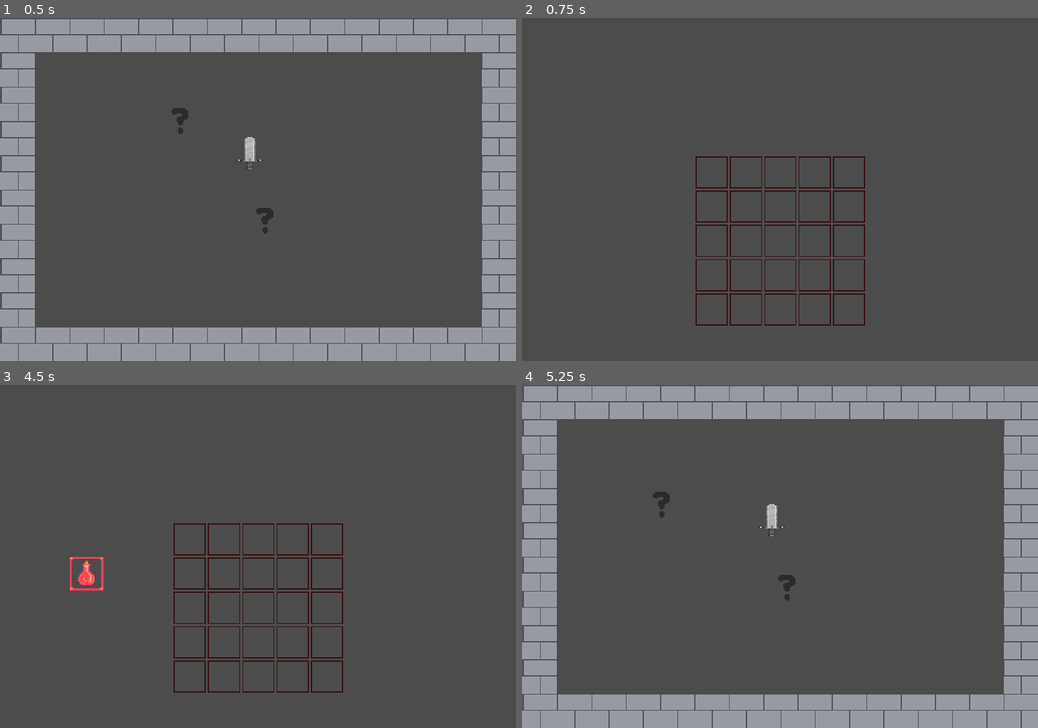
Above: before the commit, frames 1-4 (two rows, left to right).
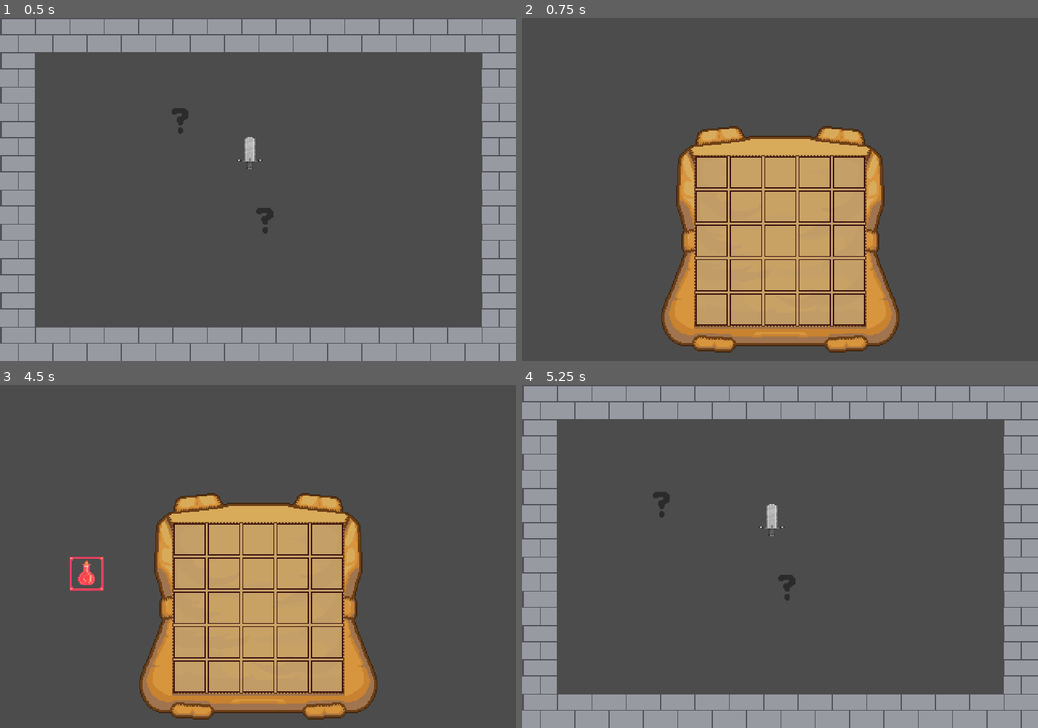
Above: after the commit, the same moments.

Repository: Steaf23/GWJ33
Game: Godot game, scene res://scenes/World.tscn
Two runs of this game, one before a commit and one after it. Both use one fixed random seed, a clock stepped at 60 frames per second and the inputs below.
Inputs (mouse positions are in pixels of both pictures, inside the frame that each line leads up to):
- Up to frame 1 (0.5 s): no input
- Up to frame 2 (0.75 s): tap Enter at 0.5 s; move the mouse to (893, 172) at 0.52 s; hold D (ui_right) from 0.53 s (still down); hold E (open_bag) from 0.53 s (still down); click (893, 172) at 0.67 s
- Up to frame 3 (4.5 s): tap Space (pickup_item) at 1.25, 1.35, 2.75, 2.85, 4.25, 4.35 s; move the mouse to (154, 573) at 1.27 s; release D (ui_right) at 1.28 s; release E (open_bag) at 1.28 s; hold S (ui_down) 1.28-2.03 s; tap Enter at 2, 3.5 s; move the mouse to (309, 481) at 2.02 s; hold D (ui_right) 2.03-2.78 s; hold E (open_bag) 2.03-2.78 s; move the mouse to (232, 625) at 2.77 s; hold W (ui_up) 2.78-3.53 s; click (232, 625) at 2.92 s; move the mouse to (412, 607) at 3.52 s; hold E (open_bag) 3.53-4.28 s; hold A (ui_left) from 3.53 s (still down); move the mouse to (103, 505) at 4.27 s
- Up to frame 4 (5.25 s): move the mouse to (589, 556) at 5.02 s; release A (ui_left) at 5.03 s; hold S (ui_down) from 5.03 s (still down); hold E (open_bag) from 5.03 s (still down); click (589, 556) at 5.17 s

Frame 1 is identical in both runs. In frame 2, 23% of the frame differs, in the area x 27-74%, y 31-98%; in frame 3, 23%; in frame 4, nothing differs.

Commit message:
implemented bag_sprite into the game

Diff:
--- a/Godot/scenes/Bag.tscn
+++ b/Godot/scenes/Bag.tscn
@@ -1,7 +1,9 @@
-[gd_scene load_steps=4 format=2]
+[gd_scene load_steps=7 format=2]
 
 [ext_resource path="res://assets/sprites/Tile.png" type="Texture" id=1]
+[ext_resource path="res://assets/sprites/Bag_Inside.png" type="Texture" id=2]
 [ext_resource path="res://scripts/Bag.gd" type="Script" id=3]
+[ext_resource path="res://assets/sprites/Bag_Outside.png" type="Texture" id=4]
 
 [sub_resource type="TileSet" id=1]
 0/name = "Tile.png 0"
@@ -19,12 +21,31 @@
 0/shapes = [  ]
 0/z_index = 0
 
+[sub_resource type="SpriteFrames" id=2]
+animations = [ {
+"frames": [ ExtResource( 2 ) ],
+"loop": true,
+"name": "default",
+"speed": 5.0
+}, {
+"frames": [ ExtResource( 4 ) ],
+"loop": true,
+"name": "closed",
+"speed": 5.0
+} ]
+
 [node name="Bag" type="TileMap"]
+z_index = -1
 tile_set = SubResource( 1 )
 cell_size = Vector2( 32, 32 )
 format = 1
 tile_data = PoolIntArray( 262149, 0, 0, 262150, 0, 0, 262151, 0, 0, 262152, 0, 0, 262153, 0, 0, 327685, 0, 0, 327686, 0 …(257 unchanged characters)…
 script = ExtResource( 3 )
+
+[node name="Sprite" type="AnimatedSprite" parent="."]
+position = Vector2( 240, 208 )
+z_index = -2
+frames = SubResource( 2 )
 
 [node name="Border" type="Area2D" parent="."]
 collision_layer = 2
